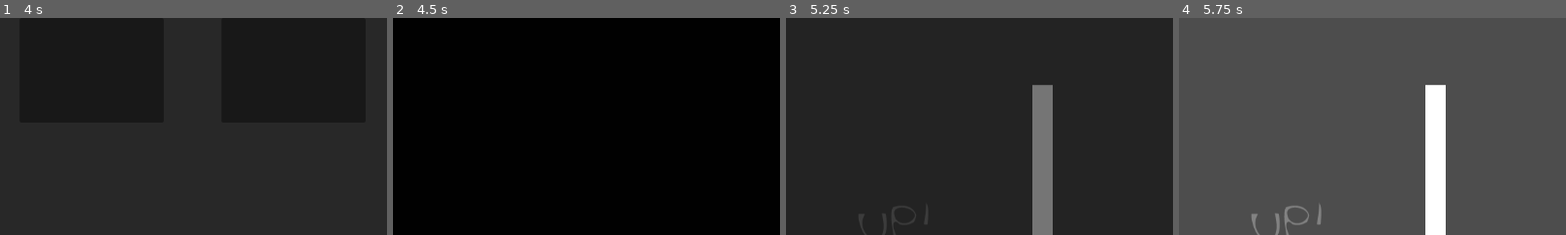
Above: before the commit, frames 1-4 (left to right).
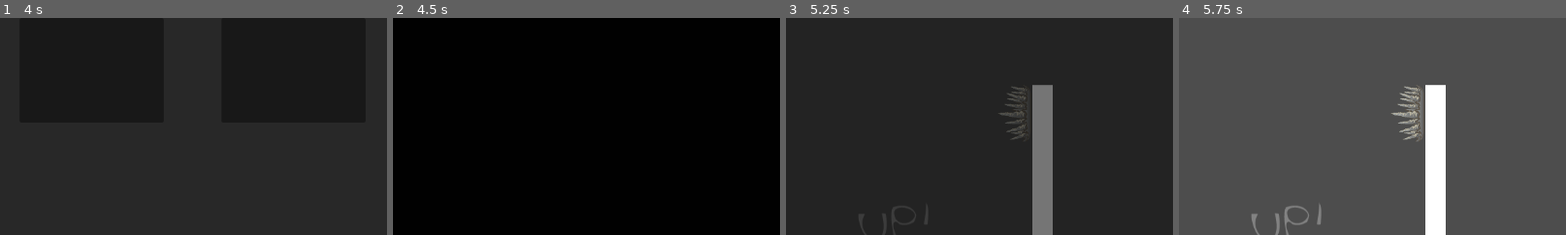
Above: after the commit, the same moments.

Repository: UpForDebate/BrackeysJam-2025
Game: Godot game, scene res://scenes/game_controller.tscn
Same seed, same stepped clock (60 frames per second), same inputs: the game is played once before the commit and once after it.
Inputs (mouse positions are % of the whole screen's width and height, from its top left):
- Up to frame 1 (4 s): tap Enter at 0.5 s; move the mouse to (72, 45) at 0.52 s; hold D 0.53-1.25 s; tap E at 0.6 s; click (72, 45) at 0.67 s; tap Space at 0.77 s; drag from (30, 55) to (45, 70) at 1.27 s; click "Play" at 2 s; click "Play" at 2.75 s; click "Start Game" at 3.5 s
- Up to frame 2 (4.5 s): click "Start Game" at 4.25 s
- Up to frame 3 (5.25 s): move the mouse to (60, 28) at 5.02 s; hold D from 5.03 s (still down); tap E at 5.1 s
- Up to frame 4 (5.75 s): keep holding D
The pictures show only the part of the screen within x 50-100%, y 0-50%; the shares and areas given below are measured in that part.

Frames 1-2 are identical in both runs. In frame 3, 0.4% of the frame differs, in the area x 54-63%, y 31-56%; in frame 4, 0.9%, in the area x 54-63%, y 31-57%.

Commit message:
Added spikes
- Spikes destroy the game object that has collided with it IF it has the "isPlayer" metadata field.

Diff:
--- /dev/null
+++ b/resources/sprites/obstacles/spikes.tscn
@@ -0,0 +1,16 @@
+[gd_scene load_steps=3 format=3 uid="uid://b2wvw67qb1x8n"]
+
+[ext_resource type="Texture2D" uid="uid://dtocevkj5cq2o" path="res://resources/sprites/obstacles/spikes.png" id="1_x36qf"]
+[ext_resource type="Script" uid="uid://y3406ncr68uf" path="res://scenes/game_scenes/spikes.gd" id="2_ctf1u"]
+
+[node name="Spikes" type="Sprite2D"]
+rotation = 1575.51
+scale = Vector2(0.3, 0.3)
+texture = ExtResource("1_x36qf")
+script = ExtResource("2_ctf1u")
+
+[node name="Area2D" type="Area2D" parent="."]
+
+[node name="CollisionPolygon2D" type="CollisionPolygon2D" parent="Area2D"]
+position = Vector2(16.6711, -89.999)
+polygon = PackedVector2Array(-30, 0, 96.6639, 56.6714, 126.663, 73.3394, 116.658, 173.339, -153.342, 179.992, -183.336, 59.991)
--- a/scenes/game_scenes/first_level.tscn
+++ b/scenes/game_scenes/first_level.tscn
@@ -6,6 +6,8 @@
 [ext_resource type="Texture2D" uid="uid://nv1cayn2nkfd" path="res://resources/sprites/character/balls.png" id="4_yiytm"]
 [ext_resource type="PackedScene" uid="uid://b62sqqcrowjie" path="res://resources/prefabs/wall.tscn" id="5_s7feg"]
 [ext_resource type="PackedScene" uid="uid://ddgsdjkeksl82" path="res://resources/sprites/obstacles/pad.tscn" id="6_m8mph"]
+[ext_resource type="Texture2D" uid="uid://dtocevkj5cq2o" path="res://resources/sprites/obstacles/spikes.png" id="7_m6v08"]
+[ext_resource type="Script" uid="uid://y3406ncr68uf" path="res://scenes/game_scenes/spikes.gd" id="8_aneg2"]
 
 [node name="FirstLevel" type="Node2D"]
 
@@ -35,3 +37,16 @@
 
 [node name="Pad" parent="." instance=ExtResource("6_m8mph")]
 position = Vector2(735, 395)
+
+[node name="Spikes" type="Sprite2D" parent="."]
+position = Vector2(916, 142)
+rotation = 1575.51
+scale = Vector2(0.3, 0.3)
+texture = ExtResource("7_m6v08")
+script = ExtResource("8_aneg2")
+
+[node name="Area2D" type="Area2D" parent="Spikes"]
+
+[node name="CollisionPolygon2D" type="CollisionPolygon2D" parent="Spikes/Area2D"]
+position = Vector2(16.6711, -89.999)
+polygon = PackedVector2Array(-30, 0, 96.6639, 56.6714, 126.663, 73.3394, 116.658, 173.339, -153.342, 179.992, -183.336, 59.991)
--- /dev/null
+++ b/scenes/game_scenes/spikes.gd
@@ -0,0 +1,10 @@
+extends Sprite2D
+
+
+func _ready():
+	$Area2D.body_entered.connect(_on_body_entered)
+
+func _on_body_entered(body: Node):
+	if body.has_meta("isPlayer"):
+		body.queue_free()
+		# Should emit event for the game manager to handle this (score/points, etc)
Not shown: 1 places in scenes/game_scenes/first_level.tscn that only renumber resources
Not shown, added: scenes/game_scenes/spikes.gd.uid
